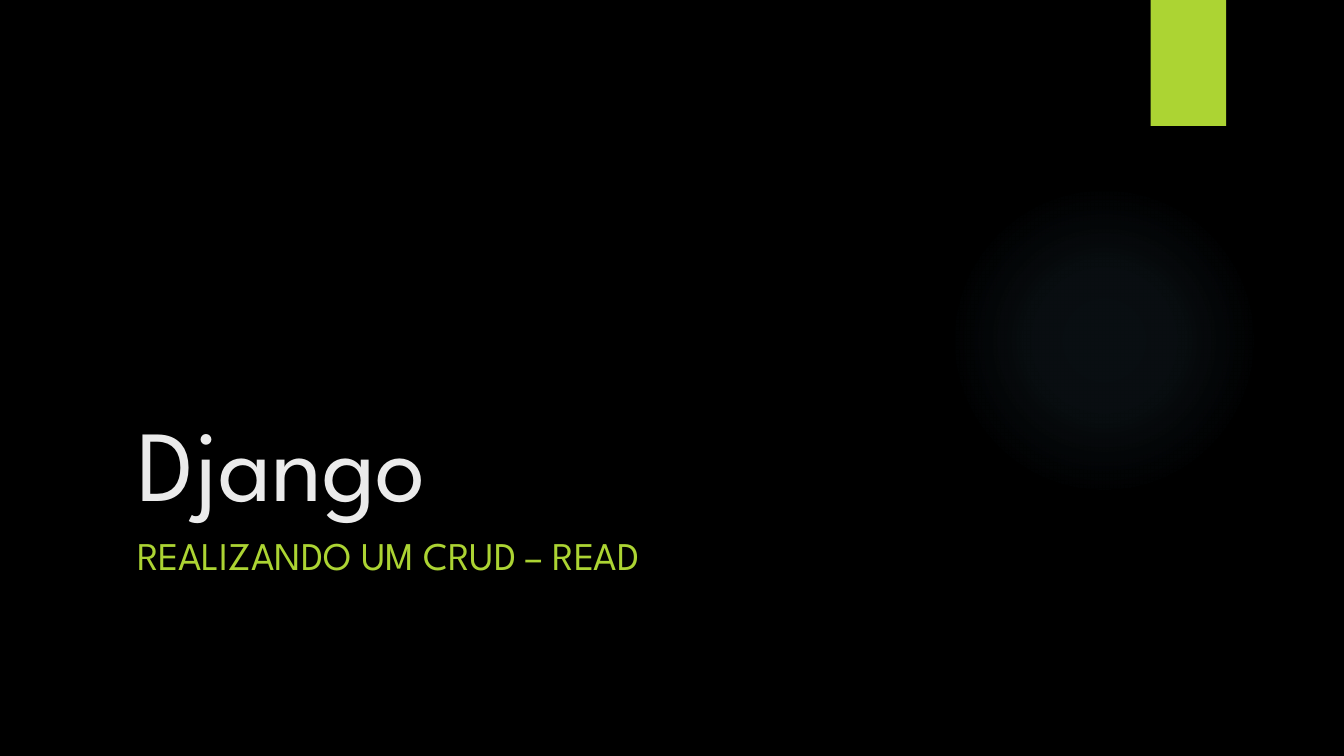
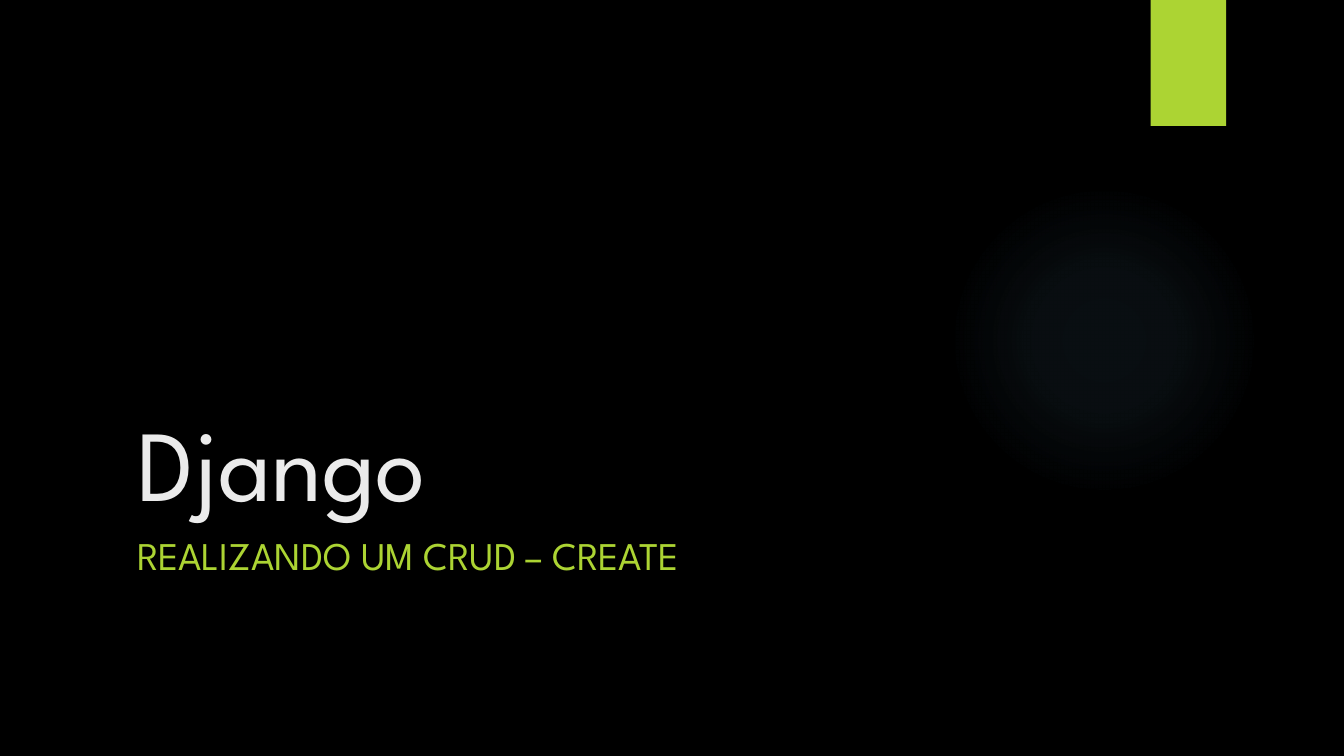
Before and after one commit to DiegoMeruoca/diegomeruoca.github.io, a slide deck: slide 1 of content/TDS/DS/13 - Realizando um CRUD - Create.ppsx. Drawn at 1344x756 pixels with LibreOffice and Linux fonts; fonts in the diff are those of the drawing; background and template pictures are left out. Boxes give left, top, right and bottom in pixels: in the first picture for what was removed or moved away, otherwise in the second. Text is boxed around its words. In the diff, an @@ line names an element or a change of style, - is before the commit and + after.

```diff
--- a/content/TDS/DS/13 - Realizando um CRUD - Create.ppsx
+++ b/content/TDS/DS/13 - Realizando um CRUD - Create.ppsx
@@ subtitle at [137, 543, 679, 571]: text changed @@
-REALIZANDO UM CRUD – READ
+REALIZANDO UM CRUD – CREATE
```
Also in this commit, not shown: 3 other slides changed, 3 slides added, 23 other files.
